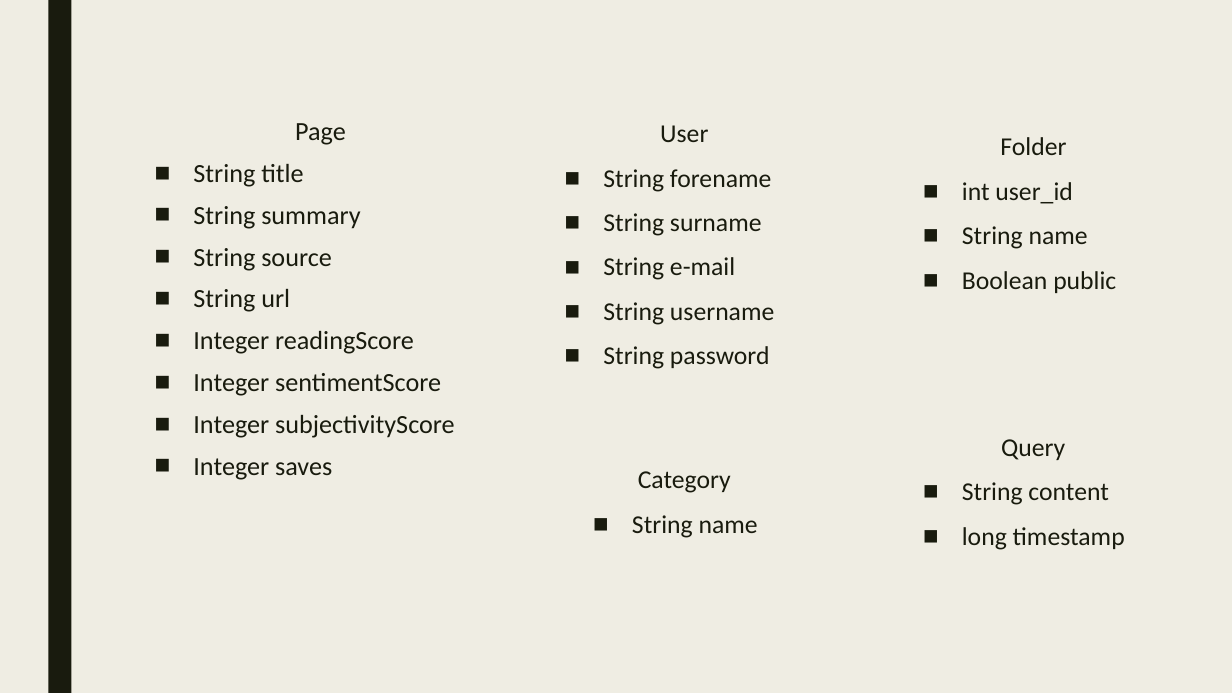
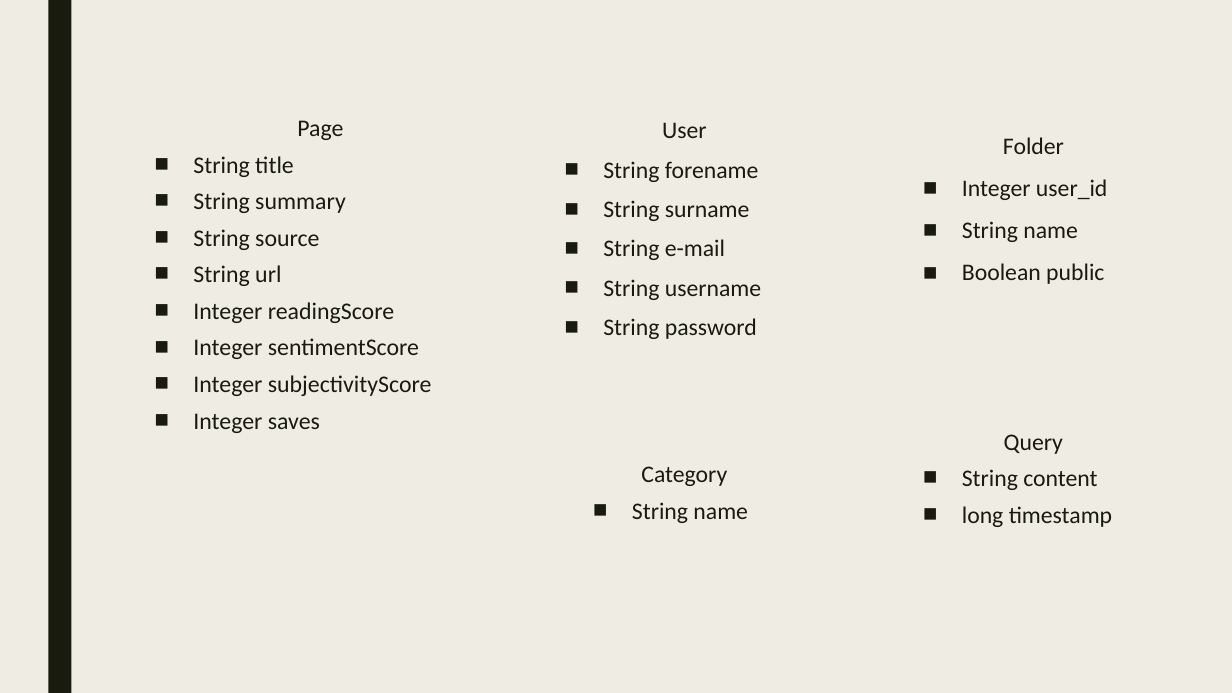
Before and after one commit to violet-g/e-health, a slide deck: slide 13 of General/e-health.pptx. Drawn at 1232x693 pixels with LibreOffice and Linux fonts; fonts in the diff are those of the drawing. Boxes give left, top, right and bottom in pixels: in the first picture for what was removed or moved away, otherwise in the second. Text is boxed around its words. In the diff, an @@ line names an element or a change of style, - is before the commit and + after.

Commit message:
Made changes to the presentation

```diff
--- a/General/e-health.pptx
+++ b/General/e-health.pptx
@@ text "Page" at <box>193,120,432,433</box>: size 20.4 to 18.6 pt; line spacing 0.84 to 0.74 @@
@@ text "User" at <box>603,122,761,339</box>: size 20 to 18.5 pt; line spacing 0.94 to 0.84 @@
@@ text at <box>962,137,1104,284</box>: size 20 to 18.5 pt in "Folder", "String name", "Boolean public" @@
@@ text at <box>962,179,1108,200</box>: text changed; size 20 to 18.5 pt @@
-■ int user_id
+■ Integer user_id
@@ text "Query" at <box>962,434,1112,527</box>: size 20 to 18.5 pt; line spacing 0.94 to 0.74 @@
@@ text "Category" at <box>632,466,748,523</box>: size 20 to 18.5 pt; line spacing 0.94 to 0.74 @@
```
Also in this commit, not shown: 3 other slides changed.
